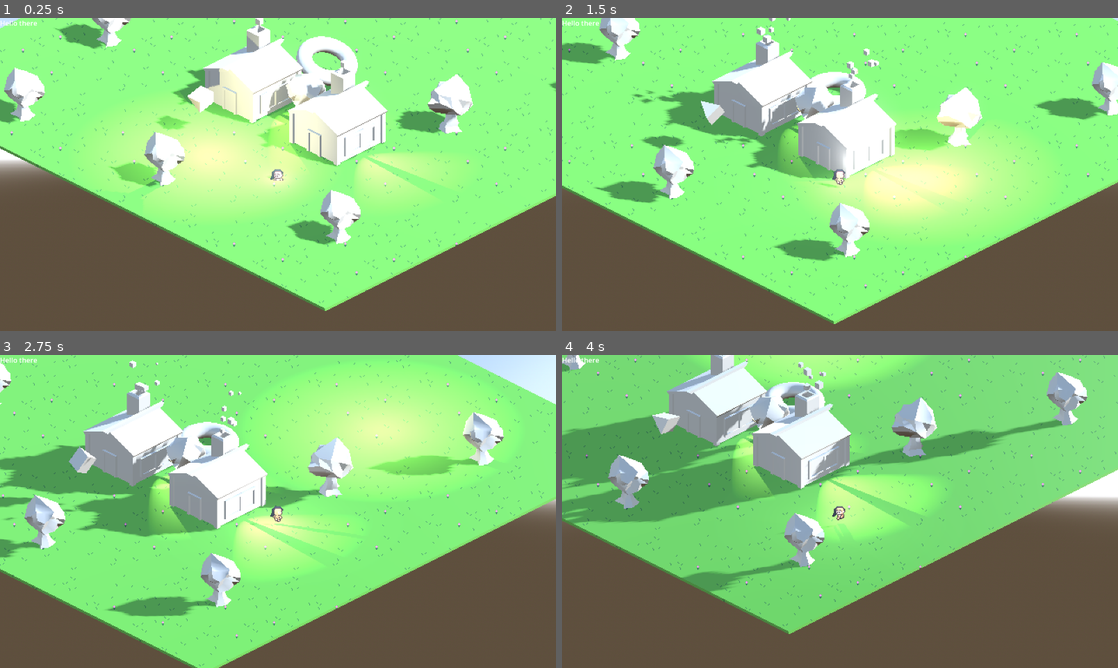
Above: before the commit, frames 1-4 (two rows, left to right).
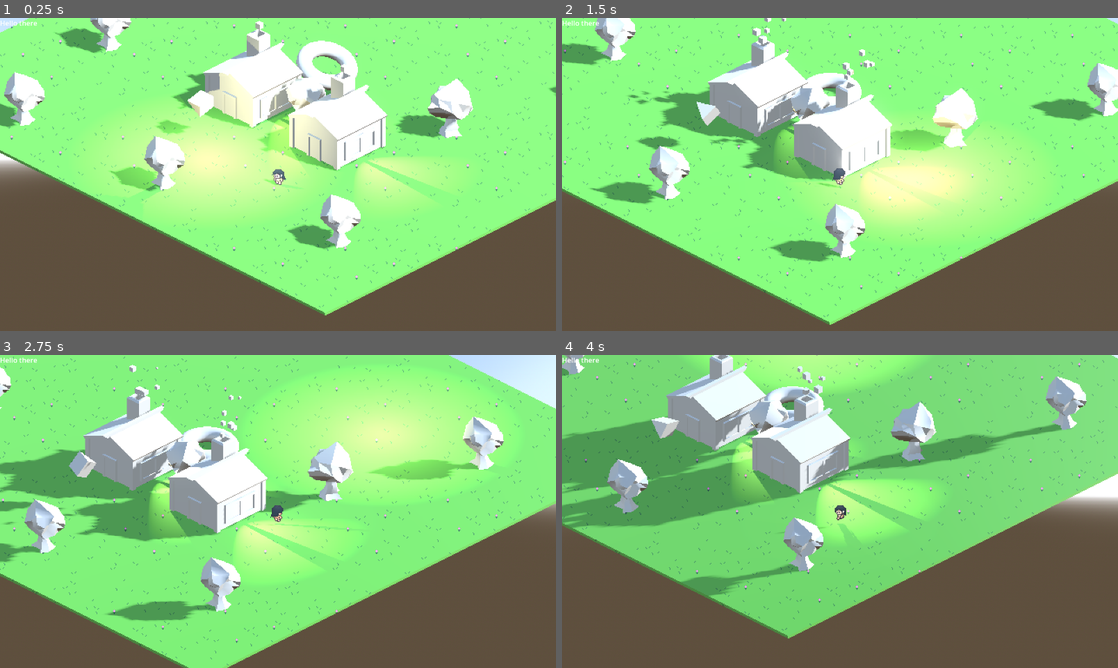
Above: after the commit, the same moments.

Repository: astrellon/godot-3d-pixel-art
Game: Godot game, scene res://game.tscn
The game is run twice, just before and just after one commit, with the same random seed, the same clock (stepped at 60 frames per second) and the same inputs.
Inputs (mouse positions are in pixels of both pictures, inside the frame that each line leads up to):
- Up to frame 1 (0.25 s): no input
- Up to frame 2 (1.5 s): move the mouse to (962, 158) at 0.52 s; hold Right (ui_right) 0.53-1.28 s; click (962, 158) at 0.67 s; move the mouse to (728, 190) at 1.27 s; hold Down (ui_down) from 1.28 s (still down)
- Up to frame 3 (2.75 s): move the mouse to (333, 442) at 2.02 s; release Down (ui_down) at 2.03 s; hold Right (ui_right) from 2.03 s (still down)
- Up to frame 4 (4 s): move the mouse to (812, 574) at 2.77 s; release Right (ui_right) at 2.78 s; hold Up (ui_up) 2.78-3.53 s; click (812, 574) at 2.92 s; move the mouse to (1006, 558) at 3.52 s; hold Left (ui_left) from 3.53 s (still down)

The runs differ from the first frame. In frame 1, 11% of the frame differs, in the area x 0-100%, y 0-96%; in frame 2, 9.6%; in frame 3, 13%, in the area x 0-100%, y 0-100%; in frame 4, 13%.

Commit message:
Added hair layer

Diff:
--- a/characters/character.gd
+++ b/characters/character.gd
@@ -1,6 +1,6 @@
 class_name Character extends Node3D
 
-@export var graphic: AnimatedSprite3D
+@export var graphic: Array[AnimatedSprite3D] = []
 
 const MOVE_SPEED = 2.5
 
@@ -74,7 +74,8 @@
 
 	var sprite_name = _create_animation_name(new_move_speed, new_facing)
 	if sprite_name != _prev_animation:
-		graphic.play(sprite_name)
+		for g in graphic:
+			g.play(sprite_name)
 		_prev_animation = sprite_name
 
 	_facing = new_facing
--- a/game.tscn
+++ b/game.tscn
@@ -7,6 +7,189 @@
 [ext_resource type="Texture2D" uid="uid://butamo3iui01f" path="res://assets/character.png" id="5_qqojp"]
 [ext_resource type="Texture2D" uid="uid://bjw0rewn0gq57" path="res://assets/hair.png" id="6_0x7nf"]
 
+[sub_resource type="AtlasTexture" id="AtlasTexture_0jdgj"]
+atlas = ExtResource("5_qqojp")
+region = Rect2(0, 0, 24, 24)
+
+[sub_resource type="AtlasTexture" id="AtlasTexture_e0ud6"]
+atlas = ExtResource("5_qqojp")
+region = Rect2(0, 24, 24, 24)
+
+[sub_resource type="AtlasTexture" id="AtlasTexture_5nd6l"]
+atlas = ExtResource("5_qqojp")
+region = Rect2(0, 72, 24, 24)
+
+[sub_resource type="AtlasTexture" id="AtlasTexture_qnmoa"]
+atlas = ExtResource("5_qqojp")
+region = Rect2(0, 48, 24, 24)
+
+[sub_resource type="AtlasTexture" id="AtlasTexture_roryp"]
+atlas = ExtResource("5_qqojp")
+region = Rect2(0, 0, 24, 24)
+
+[sub_resource type="AtlasTexture" id="AtlasTexture_g27n6"]
+atlas = ExtResource("5_qqojp")
+region = Rect2(24, 0, 24, 24)
+
+[sub_resource type="AtlasTexture" id="AtlasTexture_cc3tv"]
+atlas = ExtResource("5_qqojp")
+region = Rect2(48, 0, 24, 24)
+
+[sub_resource type="AtlasTexture" id="AtlasTexture_6llfa"]
+atlas = ExtResource("5_qqojp")
+region = Rect2(72, 0, 24, 24)
+
+[sub_resource type="AtlasTexture" id="AtlasTexture_hsnr4"]
+atlas = ExtResource("5_qqojp")
+region = Rect2(0, 24, 24, 24)
+
+[sub_resource type="AtlasTexture" id="AtlasTexture_c6tsw"]
+atlas = ExtResource("5_qqojp")
+region = Rect2(24, 24, 24, 24)
+
+[sub_resource type="AtlasTexture" id="AtlasTexture_g382p"]
+atlas = ExtResource("5_qqojp")
+region = Rect2(48, 24, 24, 24)
+
+[sub_resource type="AtlasTexture" id="AtlasTexture_4guvn"]
+atlas = ExtResource("5_qqojp")
+region = Rect2(72, 24, 24, 24)
+
+[sub_resource type="AtlasTexture" id="AtlasTexture_cbif8"]
+atlas = ExtResource("5_qqojp")
+region = Rect2(0, 72, 24, 24)
+
+[sub_resource type="AtlasTexture" id="AtlasTexture_qraab"]
+atlas = ExtResource("5_qqojp")
+region = Rect2(24, 72, 24, 24)
+
+[sub_resource type="AtlasTexture" id="AtlasTexture_5q0xg"]
+atlas = ExtResource("5_qqojp")
+region = Rect2(48, 72, 24, 24)
+
+[sub_resource type="AtlasTexture" id="AtlasTexture_b8jlt"]
+atlas = ExtResource("5_qqojp")
+region = Rect2(72, 72, 24, 24)
+
+[sub_resource type="AtlasTexture" id="AtlasTexture_e0l1k"]
+atlas = ExtResource("5_qqojp")
+region = Rect2(0, 48, 24, 24)
+
+[sub_resource type="AtlasTexture" id="AtlasTexture_ffkpc"]
+atlas = ExtResource("5_qqojp")
+region = Rect2(24, 48, 24, 24)
+
+[sub_resource type="AtlasTexture" id="AtlasTexture_t134p"]
+atlas = ExtResource("5_qqojp")
+region = Rect2(48, 48, 24, 24)
+
+[sub_resource type="AtlasTexture" id="AtlasTexture_b618i"]
+atlas = ExtResource("5_qqojp")
+region = Rect2(72, 48, 24, 24)
+
+[sub_resource type="SpriteFrames" id="SpriteFrames_3xvr0"]
+animations = [{
+"frames": [{
+"duration": 1.0,
+"texture": SubResource("AtlasTexture_0jdgj")
+}],
+"loop": true,
+"name": &"idle_x_neg",
+"speed": 5.0
+}, {
+"frames": [{
+"duration": 1.0,
+"texture": SubResource("AtlasTexture_e0ud6")
+}],
+"loop": true,
+"name": &"idle_x_pos",
+"speed": 5.0
+}, {
+"frames": [{
+"duration": 1.0,
+"texture": SubResource("AtlasTexture_5nd6l")
+}],
+"loop": true,
+"name": &"idle_z_neg",
+"speed": 5.0
+}, {
+"frames": [{
+"duration": 1.0,
+"texture": SubResource("AtlasTexture_qnmoa")
+}],
+"loop": true,
+"name": &"idle_z_pos",
+"speed": 5.0
+}, {
+"frames": [{
+"duration": 1.0,
+"texture": SubResource("AtlasTexture_roryp")
+}, {
+"duration": 1.0,
+"texture": SubResource("AtlasTexture_g27n6")
+}, {
+"duration": 1.0,
+"texture": SubResource("AtlasTexture_cc3tv")
+}, {
+"duration": 1.0,
+"texture": SubResource("AtlasTexture_6llfa")
+}],
+"loop": true,
+"name": &"walk_x_neg",
+"speed": 5.0
+}, {
+"frames": [{
+"duration": 1.0,
+"texture": SubResource("AtlasTexture_hsnr4")
+}, {
+"duration": 1.0,
+"texture": SubResource("AtlasTexture_c6tsw")
+}, {
+"duration": 1.0,
+"texture": SubResource("AtlasTexture_g382p")
+}, {
+"duration": 1.0,
+"texture": SubResource("AtlasTexture_4guvn")
+}],
+"loop": true,
+"name": &"walk_x_pos",
+"speed": 5.0
+}, {
+"frames": [{
+"duration": 1.0,
+"texture": SubResource("AtlasTexture_cbif8")
+}, {
+"duration": 1.0,
+"texture": SubResource("AtlasTexture_qraab")
+}, {
+"duration": 1.0,
+"texture": SubResource("AtlasTexture_5q0xg")
+}, {
+"duration": 1.0,
+"texture": SubResource("AtlasTexture_b8jlt")
+}],
+"loop": true,
+"name": &"walk_z_neg",
+"speed": 5.0
+}, {
+"frames": [{
+"duration": 1.0,
+"texture": SubResource("AtlasTexture_e0l1k")
+}, {
+"duration": 1.0,
+"texture": SubResource("AtlasTexture_ffkpc")
+}, {
+"duration": 1.0,
+"texture": SubResource("AtlasTexture_t134p")
+}, {
+"duration": 1.0,
+"texture": SubResource("AtlasTexture_b618i")
+}],
+"loop": true,
+"name": &"walk_z_pos",
+"speed": 5.0
+}]
+
 [sub_resource type="AtlasTexture" id="AtlasTexture_os42m"]
 atlas = ExtResource("6_0x7nf")
 region = Rect2(0, 0, 24, 24)
@@ -23,68 +206,68 @@
 atlas = ExtResource("6_0x7nf")
 region = Rect2(0, 48, 24, 24)
 
-[sub_resource type="AtlasTexture" id="AtlasTexture_roryp"]
-atlas = ExtResource("5_qqojp")
+[sub_resource type="AtlasTexture" id="AtlasTexture_l5v1c"]
+atlas = ExtResource("6_0x7nf")
 region = Rect2(0, 0, 24, 24)
 
-[sub_resource type="AtlasTexture" id="AtlasTexture_g27n6"]
-atlas = ExtResource("5_qqojp")
+[sub_resource type="AtlasTexture" id="AtlasTexture_icmsn"]
+atlas = ExtResource("6_0x7nf")
 region = Rect2(24, 0, 24, 24)
 
-[sub_resource type="AtlasTexture" id="AtlasTexture_cc3tv"]
-atlas = ExtResource("5_qqojp")
+[sub_resource type="AtlasTexture" id="AtlasTexture_juifd"]
+atlas = ExtResource("6_0x7nf")
 region = Rect2(48, 0, 24, 24)
 
-[sub_resource type="AtlasTexture" id="AtlasTexture_6llfa"]
-atlas = ExtResource("5_qqojp")
+[sub_resource type="AtlasTexture" id="AtlasTexture_fc4nw"]
+atlas = ExtResource("6_0x7nf")
 region = Rect2(72, 0, 24, 24)
 
-[sub_resource type="AtlasTexture" id="AtlasTexture_hsnr4"]
-atlas = ExtResource("5_qqojp")
+[sub_resource type="AtlasTexture" id="AtlasTexture_024wf"]
+atlas = ExtResource("6_0x7nf")
 region = Rect2(0, 24, 24, 24)
 
-[sub_resource type="AtlasTexture" id="AtlasTexture_c6tsw"]
-atlas = ExtResource("5_qqojp")
+[sub_resource type="AtlasTexture" id="AtlasTexture_kpb16"]
+atlas = ExtResource("6_0x7nf")
 region = Rect2(24, 24, 24, 24)
 
-[sub_resource type="AtlasTexture" id="AtlasTexture_g382p"]
-atlas = ExtResource("5_qqojp")
+[sub_resource type="AtlasTexture" id="AtlasTexture_brplr"]
+atlas = ExtResource("6_0x7nf")
 region = Rect2(48, 24, 24, 24)
 
-[sub_resource type="AtlasTexture" id="AtlasTexture_4guvn"]
-atlas = ExtResource("5_qqojp")
+[sub_resource type="AtlasTexture" id="AtlasTexture_b7myq"]
+atlas = ExtResource("6_0x7nf")
 region = Rect2(72, 24, 24, 24)
 
-[sub_resource type="AtlasTexture" id="AtlasTexture_cbif8"]
-atlas = ExtResource("5_qqojp")
+[sub_resource type="AtlasTexture" id="AtlasTexture_dshkc"]
+atlas = ExtResource("6_0x7nf")
 region = Rect2(0, 72, 24, 24)
 
-[sub_resource type="AtlasTexture" id="AtlasTexture_qraab"]
-atlas = ExtResource("5_qqojp")
+[sub_resource type="AtlasTexture" id="AtlasTexture_silfv"]
+atlas = ExtResource("6_0x7nf")
 region = Rect2(24, 72, 24, 24)
 
-[sub_resource type="AtlasTexture" id="AtlasTexture_5q0xg"]
-atlas = ExtResource("5_qqojp")
+[sub_resource type="AtlasTexture" id="AtlasTexture_he5gu"]
+atlas = ExtResource("6_0x7nf")
 region = Rect2(48, 72, 24, 24)
 
-[sub_resource type="AtlasTexture" id="AtlasTexture_b8jlt"]
-atlas = ExtResource("5_qqojp")
+[sub_resource type="AtlasTexture" id="AtlasTexture_jn64y"]
+atlas = ExtResource("6_0x7nf")
 region = Rect2(72, 72, 24, 24)
 
-[sub_resource type="AtlasTexture" id="AtlasTexture_e0l1k"]
-atlas = ExtResource("5_qqojp")
+[sub_resource type="AtlasTexture" id="AtlasTexture_npxrs"]
+atlas = ExtResource("6_0x7nf")
 region = Rect2(0, 48, 24, 24)
 
-[sub_resource type="AtlasTexture" id="AtlasTexture_ffkpc"]
-atlas = ExtResource("5_qqojp")
+[sub_resource type="AtlasTexture" id="AtlasTexture_c8hci"]
+atlas = ExtResource("6_0x7nf")
 region = Rect2(24, 48, 24, 24)
 
-[sub_resource type="AtlasTexture" id="AtlasTexture_t134p"]
-atlas = ExtResource("5_qqojp")
+[sub_resource type="AtlasTexture" id="AtlasTexture_30n8m"]
+atlas = ExtResource("6_0x7nf")
 region = Rect2(48, 48, 24, 24)
 
-[sub_resource type="AtlasTexture" id="AtlasTexture_b618i"]
-atlas = ExtResource("5_qqojp")
+[sub_resource type="AtlasTexture" id="AtlasTexture_iwx4m"]
+atlas = ExtResource("6_0x7nf")
 region = Rect2(72, 48, 24, 24)
 
 [sub_resource type="SpriteFrames" id="SpriteFrames_dsrwg"]
@@ -123,16 +306,16 @@
 }, {
 "frames": [{
 "duration": 1.0,
-"texture": SubResource("AtlasTexture_roryp")
-}, {
-"duration": 1.0,
-"texture": SubResource("AtlasTexture_g27n6")
-}, {
-"duration": 1.0,
-"texture": SubResource("AtlasTexture_cc3tv")
-}, {
-"duration": 1.0,
-"texture": SubResource("AtlasTexture_6llfa")
+"texture": SubResource("AtlasTexture_l5v1c")
+}, {
+"duration": 1.0,
+"texture": SubResource("AtlasTexture_icmsn")
+}, {
+"duration": 1.0,
+"texture": SubResource("AtlasTexture_juifd")
+}, {
+"duration": 1.0,
+"texture": SubResource("AtlasTexture_fc4nw")
 }],
 "loop": true,
 "name": &"walk_x_neg",
@@ -140,16 +323,16 @@
 }, {
 "frames": [{
 "duration": 1.0,
-"texture": SubResource("AtlasTexture_hsnr4")
-}, {
-"duration": 1.0,
-"texture": SubResource("AtlasTexture_c6tsw")
-}, {
-"duration": 1.0,
-"texture": SubResource("AtlasTexture_g382p")
-}, {
-"duration": 1.0,
-"texture": SubResource("AtlasTexture_4guvn")
+"texture": SubResource("AtlasTexture_024wf")
+}, {
+"duration": 1.0,
+"texture": SubResource("AtlasTexture_kpb16")
+}, {
+"duration": 1.0,
+"texture": SubResource("AtlasTexture_brplr")
+}, {
+"duration": 1.0,
+"texture": SubResource("AtlasTexture_b7myq")
 }],
 "loop": true,
 "name": &"walk_x_pos",
@@ -157,16 +340,16 @@
 }, {
 "frames": [{
 "duration": 1.0,
-"texture": SubResource("AtlasTexture_cbif8")
-}, {
-"duration": 1.0,
-"texture": SubResource("AtlasTexture_qraab")
-}, {
-"duration": 1.0,
-"texture": SubResource("AtlasTexture_5q0xg")
-}, {
-"duration": 1.0,
-"texture": SubResource("AtlasTexture_b8jlt")
+"texture": SubResource("AtlasTexture_dshkc")
+}, {
+"duration": 1.0,
+"texture": SubResource("AtlasTexture_silfv")
+}, {
+"duration": 1.0,
+"texture": SubResource("AtlasTexture_he5gu")
+}, {
+"duration": 1.0,
+"texture": SubResource("AtlasTexture_jn64y")
 }],
 "loop": true,
 "name": &"walk_z_neg",
@@ -174,135 +357,16 @@
 }, {
 "frames": [{
 "duration": 1.0,
-"texture": SubResource("AtlasTexture_e0l1k")
-}, {
-"duration": 1.0,
-"texture": SubResource("AtlasTexture_ffkpc")
-}, {
-"duration": 1.0,
-"texture": SubResource("AtlasTexture_t134p")
-}, {
-"duration": 1.0,
-"texture": SubResource("AtlasTexture_b618i")
-}],
-"loop": true,
-"name": &"walk_z_pos",
-"speed": 5.0
-}]
-
-[sub_resource type="AtlasTexture" id="AtlasTexture_0jdgj"]
-atlas = ExtResource("5_qqojp")
-region = Rect2(0, 0, 24, 24)
-
-[sub_resource type="AtlasTexture" id="AtlasTexture_e0ud6"]
-atlas = ExtResource("5_qqojp")
-region = Rect2(0, 24, 24, 24)
-
-[sub_resource type="AtlasTexture" id="AtlasTexture_5nd6l"]
-atlas = ExtResource("5_qqojp")
-region = Rect2(0, 72, 24, 24)
-
-[sub_resource type="AtlasTexture" id="AtlasTexture_qnmoa"]
-atlas = ExtResource("5_qqojp")
-region = Rect2(0, 48, 24, 24)
-
-[sub_resource type="SpriteFrames" id="SpriteFrames_3xvr0"]
-animations = [{
-"frames": [{
-"duration": 1.0,
-"texture": SubResource("AtlasTexture_0jdgj")
-}],
-"loop": true,
-"name": &"idle_x_neg",
-"speed": 5.0
-}, {
-"frames": [{
-"duration": 1.0,
-"texture": SubResource("AtlasTexture_e0ud6")
-}],
-"loop": true,
-"name": &"idle_x_pos",
-"speed": 5.0
-}, {
-"frames": [{
-"duration": 1.0,
-"texture": SubResource("AtlasTexture_5nd6l")
-}],
-"loop": true,
-"name": &"idle_z_neg",
-"speed": 5.0
-}, {
-"frames": [{
-"duration": 1.0,
-"texture": SubResource("AtlasTexture_qnmoa")
-}],
-"loop": true,
-"name": &"idle_z_pos",
-"speed": 5.0
-}, {
-"frames": [{
-"duration": 1.0,
-"texture": SubResource("AtlasTexture_roryp")
-}, {
-"duration": 1.0,
-"texture": SubResource("AtlasTexture_g27n6")
-}, {
-"duration": 1.0,
-"texture": SubResource("AtlasTexture_cc3tv")
-}, {
-"duration": 1.0,
-"texture": SubResource("AtlasTexture_6llfa")
-}],
-"loop": true,
-"name": &"walk_x_neg",
-"speed": 5.0
-}, {
-"frames": [{
-"duration": 1.0,
-"texture": SubResource("AtlasTexture_hsnr4")
-}, {
-"duration": 1.0,
-"texture": SubResource("AtlasTexture_c6tsw")
-}, {
-"duration": 1.0,
-"texture": SubResource("AtlasTexture_g382p")
-}, {
-"duration": 1.0,
-"texture": SubResource("AtlasTexture_4guvn")
-}],
-"loop": true,
-"name": &"walk_x_pos",
-"speed": 5.0
-}, {
-"frames": [{
-"duration": 1.0,
-"texture": SubResource("AtlasTexture_cbif8")
-}, {
-"duration": 1.0,
-"texture": SubResource("AtlasTexture_qraab")
-}, {
-"duration": 1.0,
-"texture": SubResource("AtlasTexture_5q0xg")
-}, {
-"duration": 1.0,
-"texture": SubResource("AtlasTexture_b8jlt")
-}],
-"loop": true,
-"name": &"walk_z_neg",
-"speed": 5.0
-}, {
-"frames": [{
-"duration": 1.0,
-"texture": SubResource("AtlasTexture_e0l1k")
-}, {
-"duration": 1.0,
-"texture": SubResource("AtlasTexture_ffkpc")
-}, {
-"duration": 1.0,
-"texture": SubResource("AtlasTexture_t134p")
-}, {
-"duration": 1.0,
-"texture": SubResource("AtlasTexture_b618i")
+"texture": SubResource("AtlasTexture_npxrs")
+}, {
+"duration": 1.0,
+"texture": SubResource("AtlasTexture_c8hci")
+}, {
+"duration": 1.0,
+"texture": SubResource("AtlasTexture_30n8m")
+}, {
+"duration": 1.0,
+"texture": SubResource("AtlasTexture_iwx4m")
 }],
 "loop": true,
 "name": &"walk_z_pos",
@@ -342,20 +406,9 @@
 [node name="Node3D" parent="SubViewport" instance=ExtResource("1_3w5iq")]
 
 [node name="CharParent" type="Node3D" parent="SubViewport" node_paths=PackedStringArray("graphic") groups=["snap"]]
-transform = Transform3D(1, 0, 0, 0, 1, 0, 0, 0, 1, -5.202, -0.05, 3.076)
+transform = Transform3D(1, 0, 0, 0, 1, 0, 0, 0, 1, -5.202, 0.1, 3.076)
 script = ExtResource("4_3kxpp")
-graphic = NodePath("Base")
-
-[node name="Hair" type="AnimatedSprite3D" parent="SubViewport/CharParent"]
-transform = Transform3D(0.707107, 0.353554, -0.612372, 3.02059e-16, 0.866025, 0.5, 0.707107, -0.353554, 0.612372, 0, 0, 0)
-pixel_size = 0.0278
-billboard = 1
-shaded = true
-alpha_cut = 1
-texture_filter = 0
-render_priority = 1
-sprite_frames = SubResource("SpriteFrames_dsrwg")
-animation = &"idle_z_pos"
+graphic = [NodePath("Base"), NodePath("Hair")]
 
 [node name="Base" type="AnimatedSprite3D" parent="SubViewport/CharParent"]
 transform = Transform3D(0.707107, 0.353554, -0.612372, 3.02059e-16, 0.866025, 0.5, 0.707107, -0.353554, 0.612372, 0, 0, 0)
@@ -368,10 +421,21 @@
 sprite_frames = SubResource("SpriteFrames_3xvr0")
 animation = &"walk_z_pos"
 
+[node name="Hair" type="AnimatedSprite3D" parent="SubViewport/CharParent"]
+transform = Transform3D(0.707107, 0.353554, -0.612372, 3.02059e-16, 0.866025, 0.5, 0.707107, -0.353554, 0.612372, -0.00739384, 0.00603713, 0.00739384)
+pixel_size = 0.0278
+billboard = 1
+shaded = true
+alpha_cut = 1
+texture_filter = 0
+render_priority = 1
+sprite_frames = SubResource("SpriteFrames_dsrwg")
+animation = &"walk_z_pos"
+frame_progress = 0.126121
+
 [node name="OmniLight3D" type="OmniLight3D" parent="SubViewport/CharParent"]
 transform = Transform3D(0.707107, 0.353554, -0.612372, 3.02059e-16, 0.866025, 0.500001, 0.707107, -0.353554, 0.612372, -4.76837e-07, 0.238159, 4.76837e-07)
-
-[node name="AnimationPlayer" type="AnimationPlayer" parent="SubViewport/CharParent"]
+light_energy = 0.3
 
 [node name="TextureRect" type="TextureRect" parent="."]
 layout_mode = 1
Binary file changed: assets/character.aseprite
Binary file changed: assets/hair.png
Not shown: 1 places in game.tscn that only renumber resources
